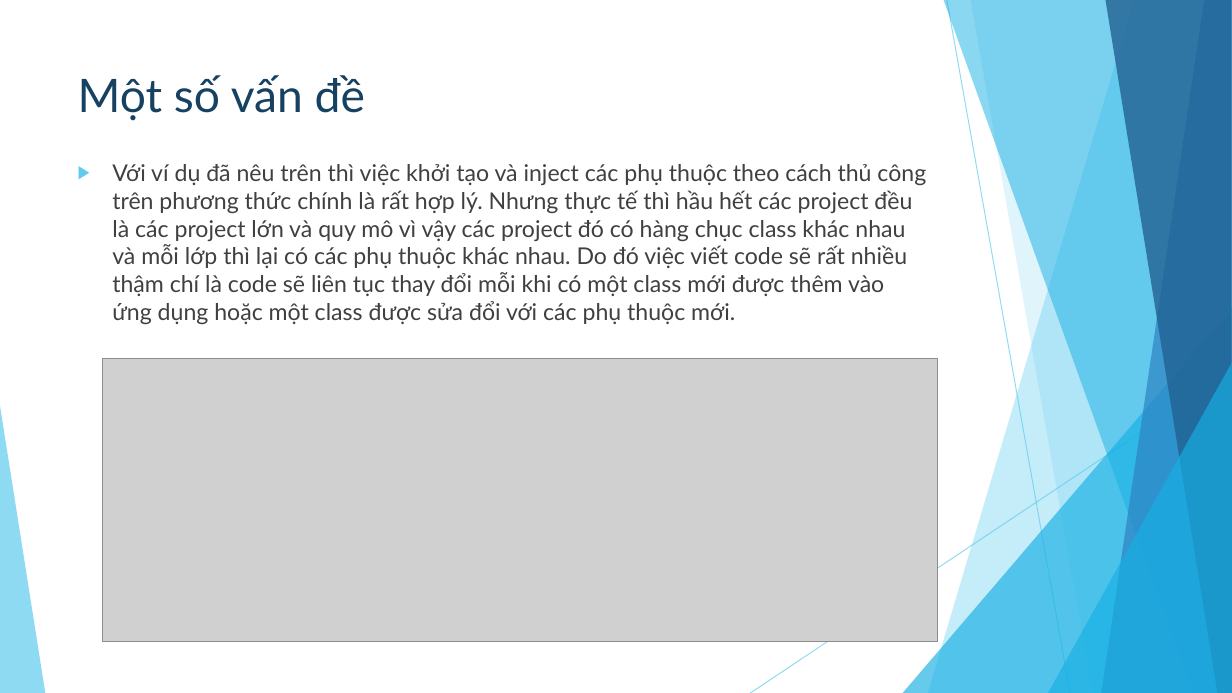
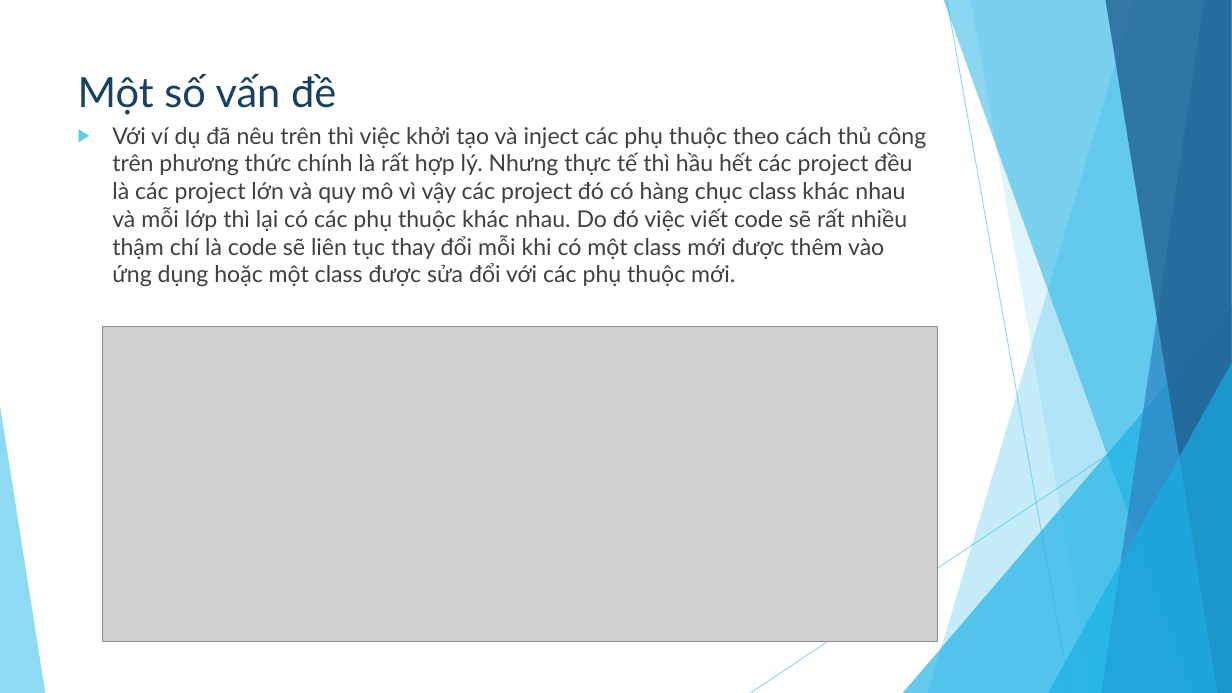
Before and after one commit to NguyenThanhCong1510331/Dagger2, a slide deck: slide 10 of Dagger2-Report.pptx. Drawn at 1232x693 pixels with LibreOffice and Linux fonts; fonts in the diff are those of the drawing; grey boxes stand for pictures. Boxes give left, top, right and bottom in pixels: in the first picture for what was removed or moved away, otherwise in the second. Text is boxed around its words. In the diff, an @@ line names an element or a change of style, - is before the commit and + after.

Commit message:
Update project

```diff
--- a/Dagger2-Report.pptx
+++ b/Dagger2-Report.pptx
@@ title "Một số vấn đề" at bbox=[78, 74, 336, 115]: size 36 to 32.4 pt @@
@@ text "Với ví dụ đã nêu ...": place and size @@
-text "Với ví dụ đã nêu ..." at bbox=[112, 164, 926, 324]
+text "Với ví dụ đã nêu ..." at bbox=[112, 127, 926, 286]
@@ picture: place and size @@
-picture at bbox=[103, 359, 937, 641]
+picture at bbox=[103, 326, 937, 641]
```
Also in this commit, not shown: 22 other slides changed, 6 slides added, 5 slides removed.
